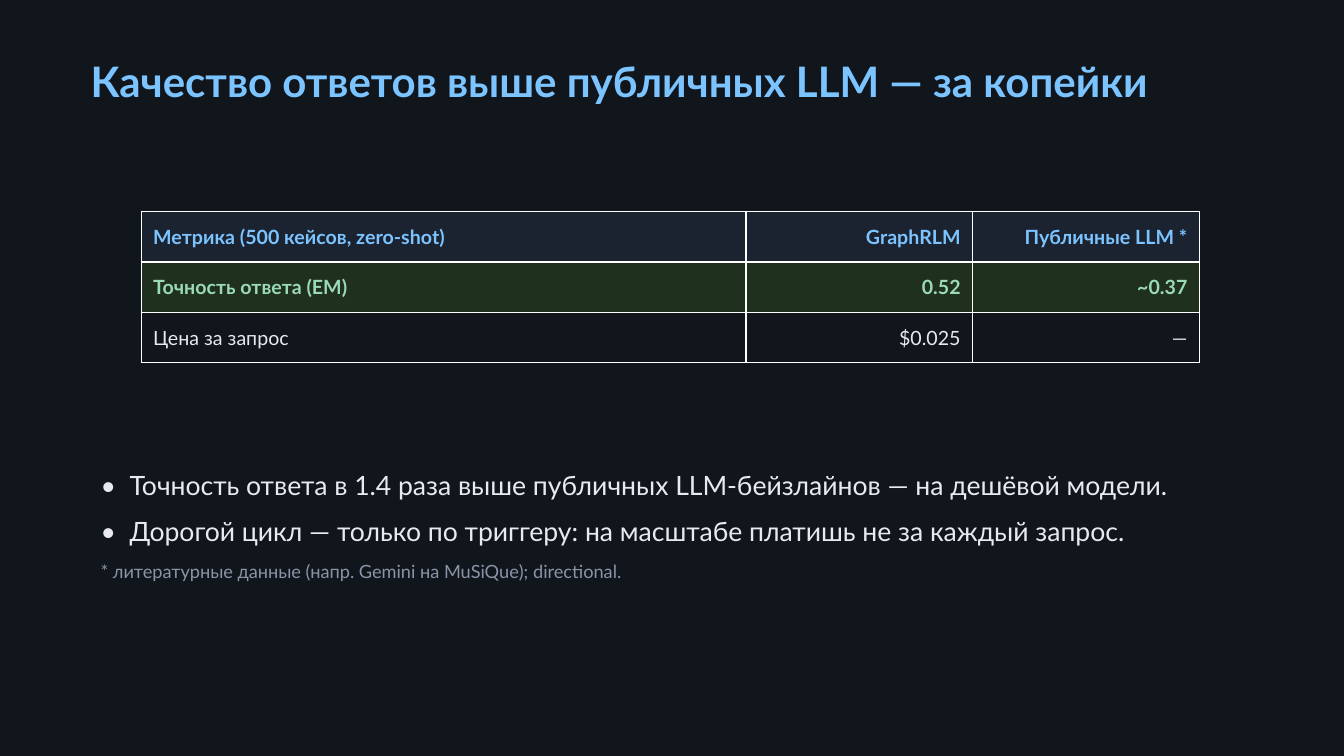
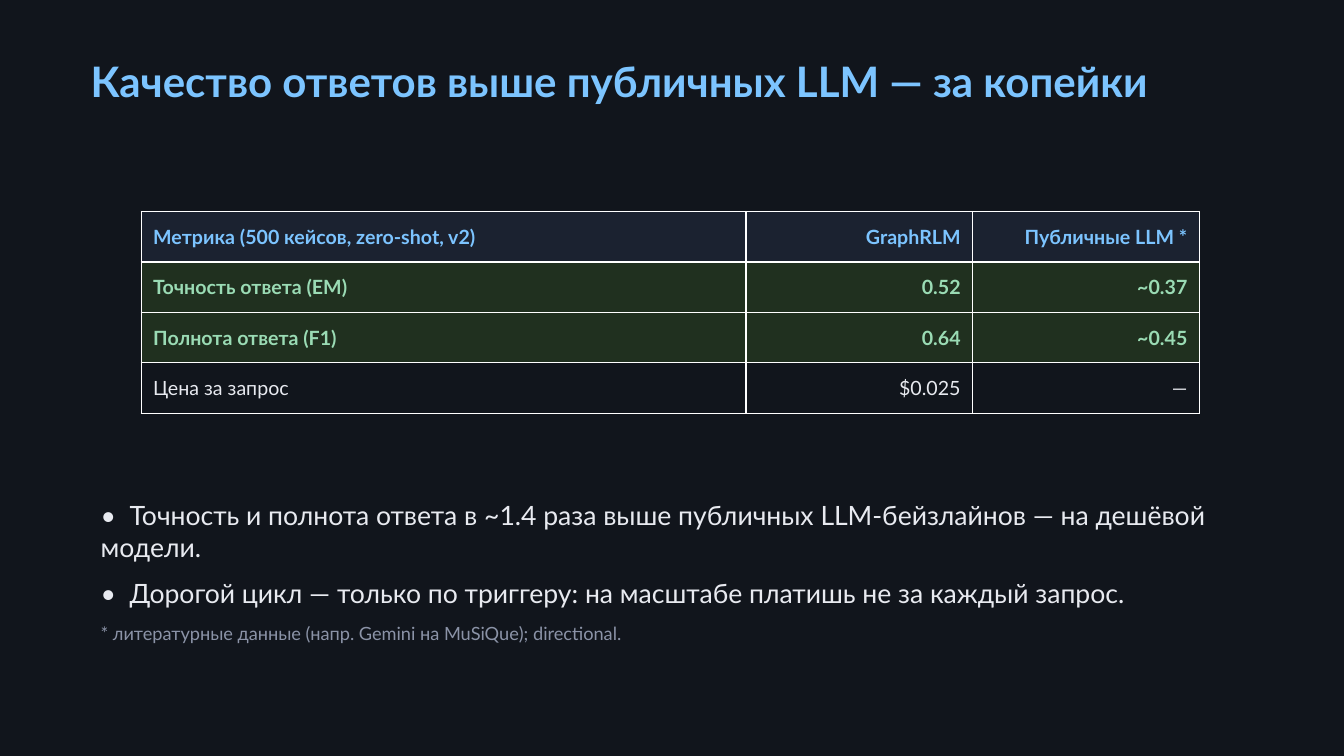
Before and after one commit to FD-AX/GraphRLM, a slide deck: slide 5 of docs/graphrlm_pitch.pptx. Drawn at 1344x756 pixels with LibreOffice and Linux fonts; fonts in the diff are those of the drawing. Boxes give left, top, right and bottom in pixels: in the first picture for what was removed or moved away, otherwise in the second. Text is boxed around its words. In the diff, an @@ line names an element or a change of style, - is before the commit and + after.

```diff
--- a/docs/graphrlm_pitch.pptx
+++ b/docs/graphrlm_pitch.pptx
@@ table at [141,212,1200,413] @@
-row 1, column 1: Метрика (500 кейсов, zero-shot)
+row 1, column 1: Метрика (500 кейсов, zero-shot, v2)
+row 3: Полнота ответа (F1) | 0.64 | ~0.45
@@ text "• Точность и полнота ответа ...": place and size @@
-text "• Точность и полнота ответа ..." at [113,476,1167,581]
+text "• Точность и полнота ответа ..." at [101,506,1205,643]
@@ text at [101,506,1205,562]: text changed @@
-• Точность ответа в 1.4 раза выше публичных LLM-бейзлайнов — на дешёвой модели.
+• Точность и полнота ответа в ~1.4 раза выше публичных LLM-бейзлайнов — на дешёвой модели.
```
Also in this commit, not shown: 1 other file.
